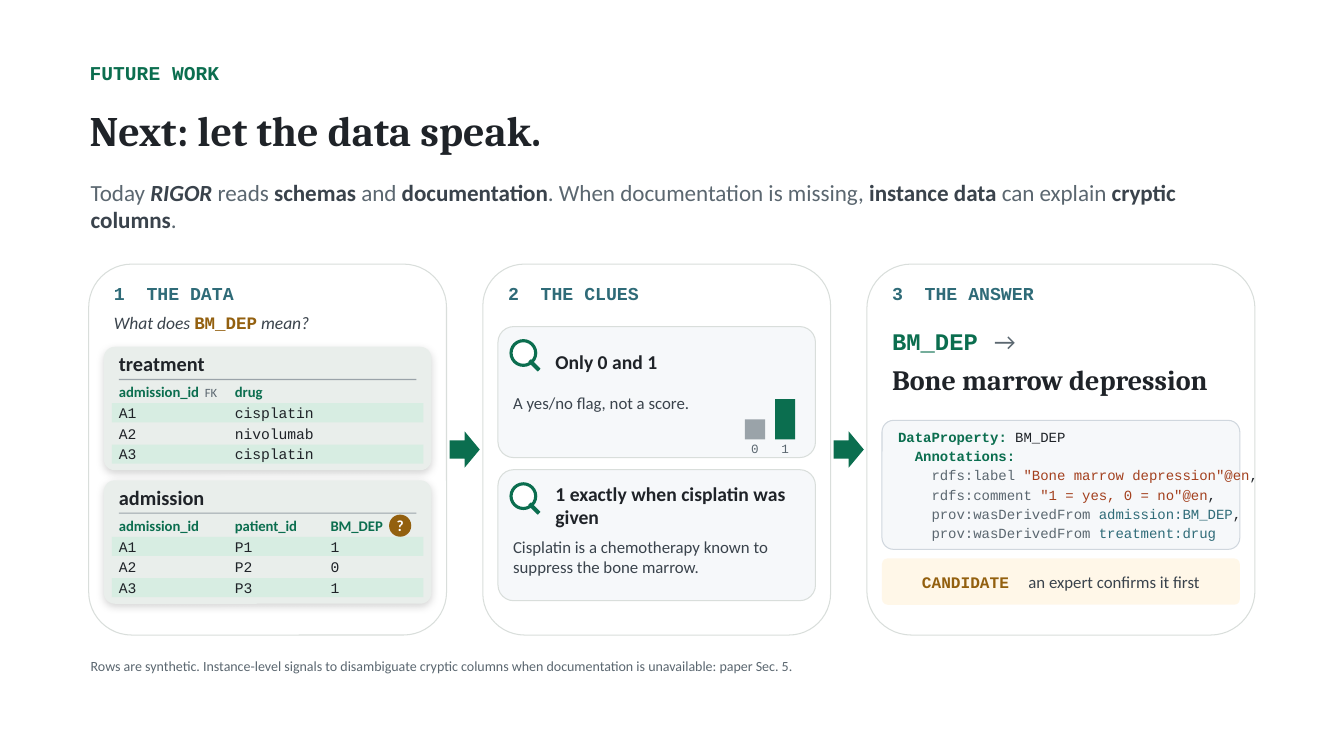
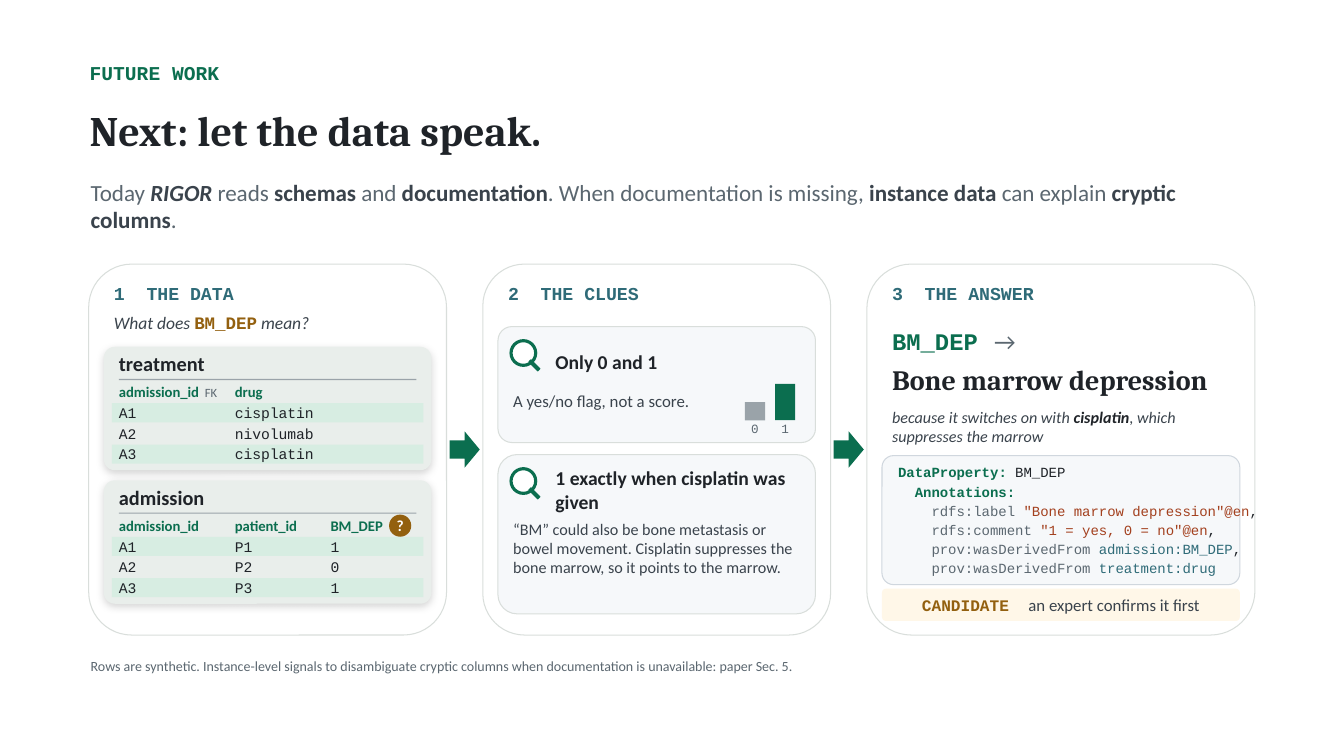
Before and after one commit to NadeenAhmad/rigor_private, a slide deck: slide 1 of presentation/RIGOR_future_work.pptx. Drawn at 1344x756 pixels with LibreOffice and Linux fonts; fonts in the diff are those of the drawing. Boxes give left, top, right and bottom in pixels: in the first picture for what was removed or moved away, otherwise in the second. Text is boxed around its words. In the diff, an @@ line names an element or a change of style, - is before the commit and + after.

```diff
--- a/presentation/RIGOR_future_work.pptx
+++ b/presentation/RIGOR_future_work.pptx
@@ rounded rectangle: place and size @@
-rounded rectangle at [498, 327, 816, 458]
+rounded rectangle at [498, 327, 816, 443]
@@ rectangle: place and size @@
-rectangle at [775, 399, 796, 440]
+rectangle at [775, 384, 796, 420]
@@ 1 text, 1 ellipse, 1 rounded rectangle, 1 rectangle: place and size @@
-1 text, 1 ellipse, 1 rounded rectangle, 1 rectangle at [511, 419, 785, 528]
+1 text, 1 ellipse, 1 rounded rectangle, 1 rectangle at [511, 402, 785, 513]
@@ text added at [892, 411, 1175, 445], 11.5 pt, text #3A434C, italic @@
+because it switches on with cisplatin, which suppresses the marrow
@@ text "0": place and size @@
-text "0" at [751, 444, 759, 453]
+text "0" at [751, 424, 759, 433]
@@ text "1": place and size @@
-text "1" at [781, 444, 789, 453]
+text "1" at [781, 424, 789, 433]
@@ rounded rectangle: place and size @@
-rounded rectangle at [498, 470, 816, 601]
+rounded rectangle at [498, 455, 816, 614]
@@ 6 texts, 1 rounded rectangle: place and size @@
-6 texts, 1 rounded rectangle at [882, 420, 1258, 549]
+6 texts, 1 rounded rectangle at [882, 456, 1258, 585]
@@ text at [513, 523, 793, 576]: text changed; size 12 to 11.5 pt @@
-Cisplatin is a chemotherapy known to suppress the bone marrow.
+“BM” could also be bone metastasis or bowel movement. Cisplatin suppresses the bone marrow, so it points to the marrow.
@@ rounded rectangle "CANDIDATE an expert confirms it ...": place and size @@
-rounded rectangle "CANDIDATE an expert confirms it ..." at [882, 559, 1240, 605]
+rounded rectangle "CANDIDATE an expert confirms it ..." at [882, 589, 1240, 621]
```
Also in this commit, not shown: 5 other files.
